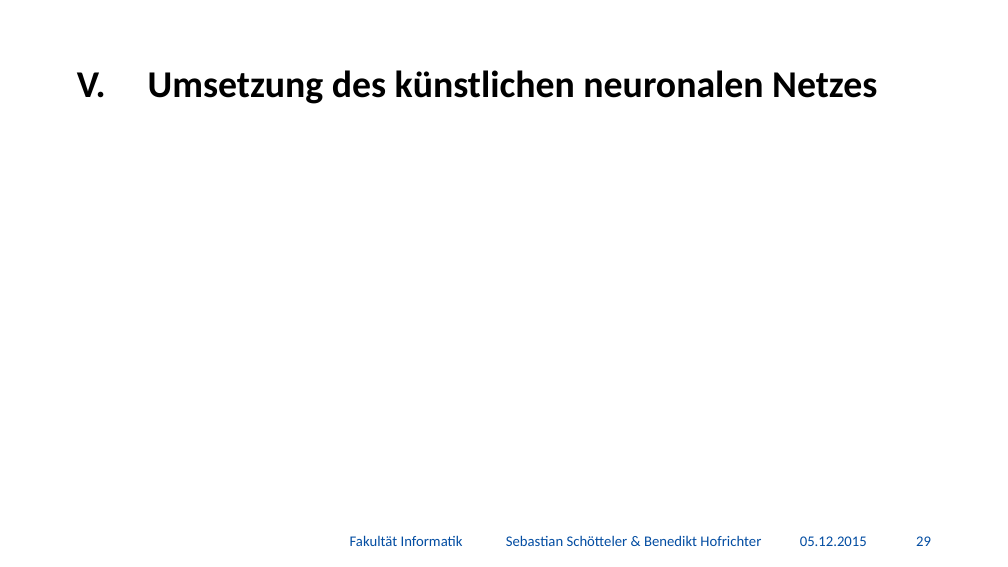
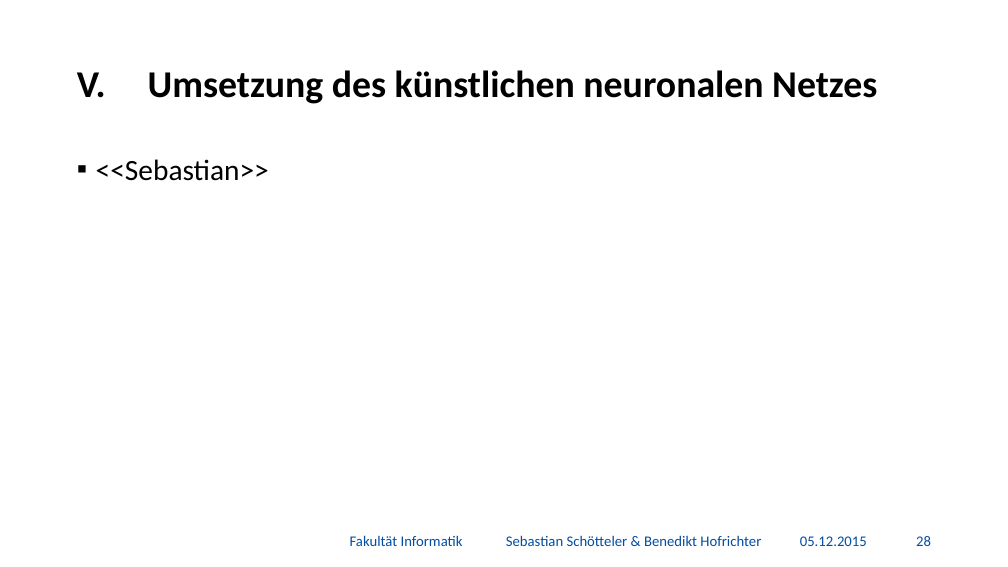
Before and after one commit to BenediktGitGit/soco15, a slide deck: slide 29 of 3b) Vortrag/Präsentation.pptx (slide 30 before the commit). Drawn at 1008x567 pixels with LibreOffice and Linux fonts; fonts in the diff are those of the drawing; background and template pictures are left out. Boxes give left, top, right and bottom in pixels: in the first picture for what was removed or moved away, otherwise in the second. Text is boxed around its words. In the diff, an @@ line names an element or a change of style, - is before the commit and + after.

```diff
--- a/3b) Vortrag/Präsentation.pptx
+++ b/3b) Vortrag/Präsentation.pptx
@@ text added at (96, 159, 269, 181), 28 pt, text #000000 @@
+▪ <<Sebastian>>
@@ page number at (916, 536, 931, 546): text changed @@
-29
+28
```
Also in this commit, not shown: 5 other slides changed, 2 slides removed, 1 other file.
